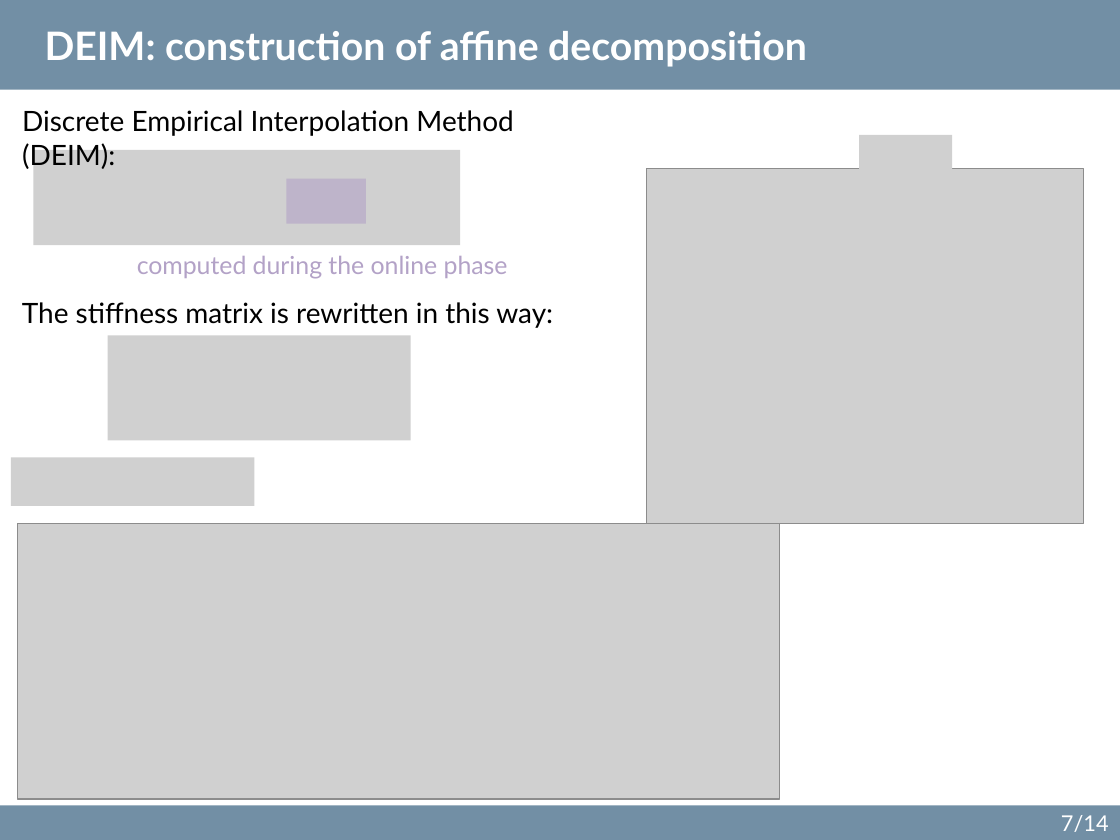
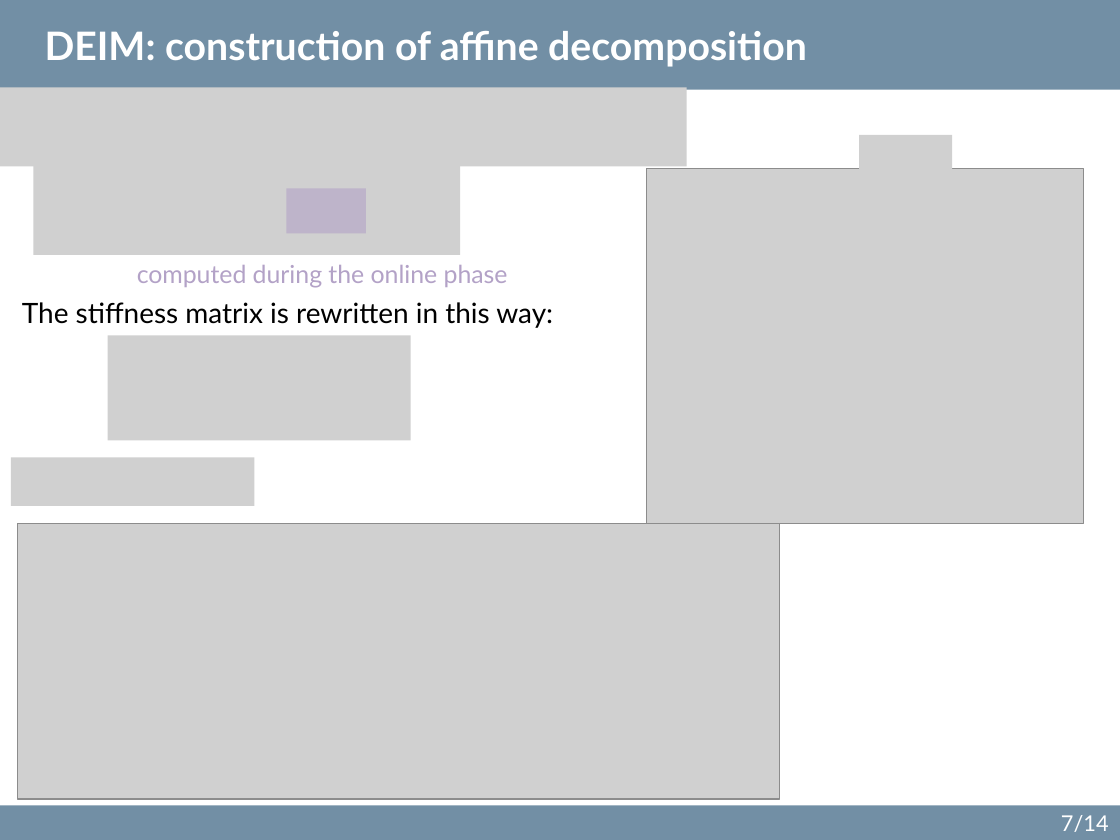
Before and after one commit to sciantix/sciantix-official, a slide deck: slide 7 of ROM updates 18 October 2024.pptx. Drawn at 1120x840 pixels with LibreOffice and Linux fonts; fonts in the diff are those of the drawing; grey boxes stand for pictures. Boxes give left, top, right and bottom in pixels: in the first picture for what was removed or moved away, otherwise in the second. Text is boxed around its words. In the diff, an @@ line names an element or a change of style, - is before the commit and + after.

```diff
--- a/ROM updates 18 October 2024.pptx
+++ b/ROM updates 18 October 2024.pptx
@@ picture added at <box>0,87,687,167</box> @@
@@ text removed at <box>22,110,513,171</box> @@
-Discrete Empirical Interpolation Method (DEIM):
@@ 1 text, 1 rectangle, 1 picture: place and size @@
-1 text, 1 rectangle, 1 picture at <box>34,150,508,279</box>
+1 text, 1 rectangle, 1 picture at <box>34,159,508,288</box>
```
Also in this commit, not shown: 7 other slides changed, 4 slides added, 3 slides removed, 8 other files.
